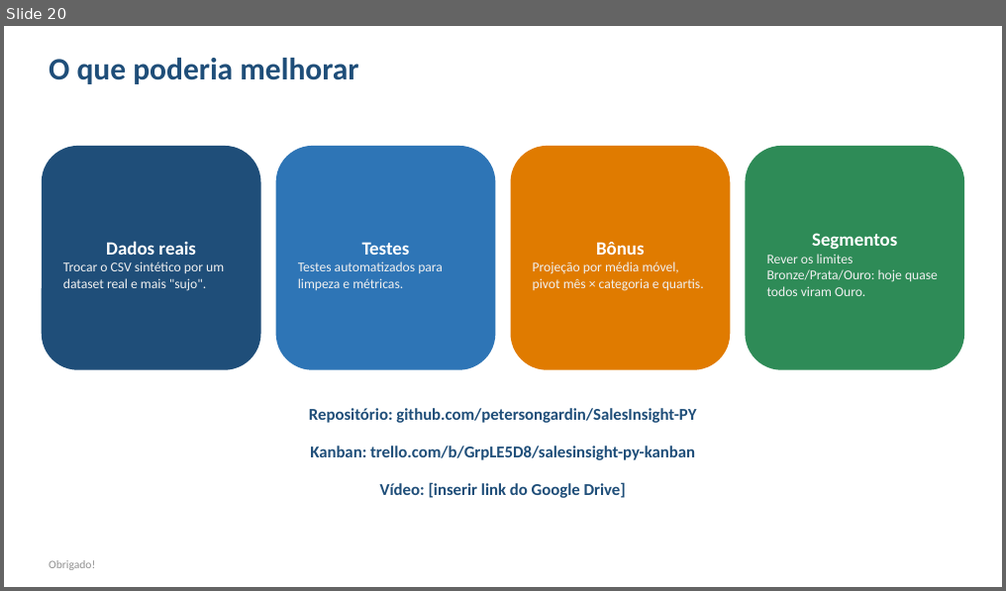
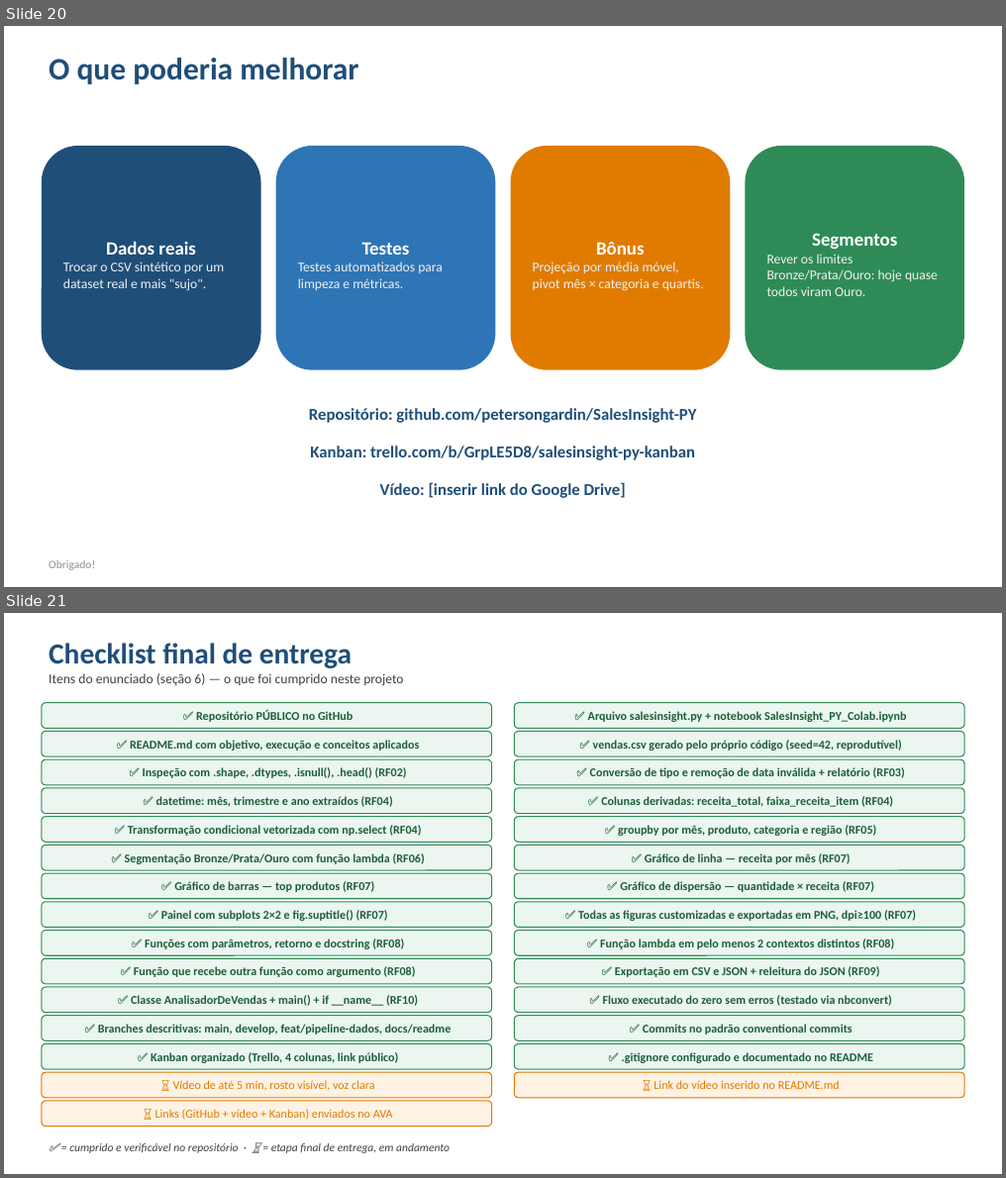
Before and after one commit to petersongardin/SalesInsight-PY, a slide deck: SalesInsight_PY.pptx. Shown one above the other, each under a label of ours: slide 20 before the commit, slides 20 and 21 after it. The pictures are 1006x591 and 1006x1178 pixels, drawn with LibreOffice and Linux fonts; fonts in the diff are those of the drawing. Boxes give left, top, right and bottom in pixels: in the first picture for what was removed or moved away, otherwise in the second. Text is boxed around its words. In the diff, an @@ line names an element or a change of style, - is before the commit and + after.

```diff
--- a/SalesInsight_PY.pptx
+++ b/SalesInsight_PY.pptx
@@ slide 21 added at [4,613,1002,1174], background #FFFFFF @@
@@ text added at [49,643,403,686], 13 pt, text #404040 @@
+Checklist final de entrega
+Itens do enunciado (seção 6) — o que foi cumprido neste projeto
@@ rounded rectangle added at [42,703,492,728], fill #EAF6EF, outline #2E8B57 1 pt, 11.5 pt, text #1E5E3C, bold @@
+✅ Repositório PÚBLICO no GitHub
@@ rounded rectangle added at [42,731,492,757], fill #EAF6EF, outline #2E8B57 1 pt, 11.5 pt, text #1E5E3C, bold @@
+✅ README.md com objetivo, execução e conceitos aplicados
@@ rounded rectangle added at [515,703,965,728], fill #EAF6EF, outline #2E8B57 1 pt, 11.5 pt, text #1E5E3C, bold @@
+✅ Arquivo salesinsight.py + notebook SalesInsight_PY_Colab.ipynb
@@ rounded rectangle added at [515,731,965,757], fill #EAF6EF, outline #2E8B57 1 pt, 11.5 pt, text #1E5E3C, bold @@
+✅ vendas.csv gerado pelo próprio código (seed=42, reprodutível)
@@ rounded rectangle added at [42,760,492,785], fill #EAF6EF, outline #2E8B57 1 pt, 11.5 pt, text #1E5E3C, bold @@
+✅ Inspeção com .shape, .dtypes, .isnull(), .head() (RF02)
@@ rounded rectangle added at [515,760,965,785], fill #EAF6EF, outline #2E8B57 1 pt, 11.5 pt, text #1E5E3C, bold @@
+✅ Conversão de tipo e remoção de data inválida + relatório (RF03)
@@ rounded rectangle added at [42,788,492,814], fill #EAF6EF, outline #2E8B57 1 pt, 11.5 pt, text #1E5E3C, bold @@
+✅ datetime: mês, trimestre e ano extraídos (RF04)
@@ rounded rectangle added at [515,788,965,814], fill #EAF6EF, outline #2E8B57 1 pt, 11.5 pt, text #1E5E3C, bold @@
+✅ Colunas derivadas: receita_total, faixa_receita_item (RF04)
@@ rounded rectangle added at [42,817,492,842], fill #EAF6EF, outline #2E8B57 1 pt, 11.5 pt, text #1E5E3C, bold @@
+✅ Transformação condicional vetorizada com np.select (RF04)
@@ rounded rectangle added at [515,817,965,842], fill #EAF6EF, outline #2E8B57 1 pt, 11.5 pt, text #1E5E3C, bold @@
+✅ groupby por mês, produto, categoria e região (RF05)
@@ rounded rectangle added at [42,845,492,870], fill #EAF6EF, outline #2E8B57 1 pt, 11.5 pt, text #1E5E3C, bold @@
+✅ Segmentação Bronze/Prata/Ouro com função lambda (RF06)
@@ rounded rectangle added at [515,845,965,870], fill #EAF6EF, outline #2E8B57 1 pt, 11.5 pt, text #1E5E3C, bold @@
+✅ Gráfico de linha — receita por mês (RF07)
@@ rounded rectangle added at [42,873,492,899], fill #EAF6EF, outline #2E8B57 1 pt, 11.5 pt, text #1E5E3C, bold @@
+✅ Gráfico de barras — top produtos (RF07)
@@ rounded rectangle added at [515,873,965,899], fill #EAF6EF, outline #2E8B57 1 pt, 11.5 pt, text #1E5E3C, bold @@
+✅ Gráfico de dispersão — quantidade × receita (RF07)
@@ rounded rectangle added at [42,902,492,928], fill #EAF6EF, outline #2E8B57 1 pt, 11.5 pt, text #1E5E3C, bold @@
+✅ Painel com subplots 2×2 e fig.suptitle() (RF07)
@@ rounded rectangle added at [515,902,965,928], fill #EAF6EF, outline #2E8B57 1 pt, 11.5 pt, text #1E5E3C, bold @@
+✅ Todas as figuras customizadas e exportadas em PNG, dpi≥100 (RF07)
@@ rounded rectangle added at [42,931,492,956], fill #EAF6EF, outline #2E8B57 1 pt, 11.5 pt, text #1E5E3C, bold @@
+✅ Funções com parâmetros, retorno e docstring (RF08)
@@ rounded rectangle added at [515,931,965,956], fill #EAF6EF, outline #2E8B57 1 pt, 11.5 pt, text #1E5E3C, bold @@
+✅ Função lambda em pelo menos 2 contextos distintos (RF08)
@@ rounded rectangle added at [42,959,492,984], fill #EAF6EF, outline #2E8B57 1 pt, 11.5 pt, text #1E5E3C, bold @@
+✅ Função que recebe outra função como argumento (RF08)
@@ rounded rectangle added at [515,959,965,984], fill #EAF6EF, outline #2E8B57 1 pt, 11.5 pt, text #1E5E3C, bold @@
+✅ Exportação em CSV e JSON + releitura do JSON (RF09)
@@ rounded rectangle added at [42,987,492,1013], fill #EAF6EF, outline #2E8B57 1 pt, 11.5 pt, text #1E5E3C, bold @@
+✅ Classe AnalisadorDeVendas + main() + if __name__ (RF10)
@@ rounded rectangle added at [515,987,965,1013], fill #EAF6EF, outline #2E8B57 1 pt, 11.5 pt, text #1E5E3C, bold @@
+✅ Fluxo executado do zero sem erros (testado via nbconvert)
@@ rounded rectangle added at [42,1016,492,1042], fill #EAF6EF, outline #2E8B57 1 pt, 11.5 pt, text #1E5E3C, bold @@
+✅ Branches descritivas: main, develop, feat/pipeline-dados, docs/readme
@@ rounded rectangle added at [515,1016,965,1042], fill #EAF6EF, outline #2E8B57 1 pt, 11.5 pt, text #1E5E3C, bold @@
+✅ Commits no padrão conventional commits
@@ rounded rectangle added at [42,1045,492,1069], fill #EAF6EF, outline #2E8B57 1 pt, 11.5 pt, text #1E5E3C, bold @@
+✅ Kanban organizado (Trello, 4 colunas, link público)
@@ rounded rectangle added at [515,1045,965,1069], fill #EAF6EF, outline #2E8B57 1 pt, 11.5 pt, text #1E5E3C, bold @@
+✅ .gitignore configurado e documentado no README
@@ rounded rectangle added at [42,1072,492,1098], fill #FDF2E3, outline #E07B00 1 pt, 11.5 pt, text #E07B00 @@
+⏳ Vídeo de até 5 min, rosto visível, voz clara
@@ rounded rectangle added at [515,1072,965,1098], fill #FDF2E3, outline #E07B00 1 pt, 11.5 pt, text #E07B00 @@
+⏳ Link do vídeo inserido no README.md
@@ rounded rectangle added at [42,1101,492,1127], fill #FDF2E3, outline #E07B00 1 pt, 11.5 pt, text #E07B00 @@
+⏳ Links (GitHub + vídeo + Kanban) enviados no AVA
@@ text added at [69,1144,450,1154], 11 pt, text #404040, italic @@
+✅ = cumprido e verificável no repositório · ⏳ = etapa final de entrega, em andamento
```
Also in this commit, not shown: 1 other file.
